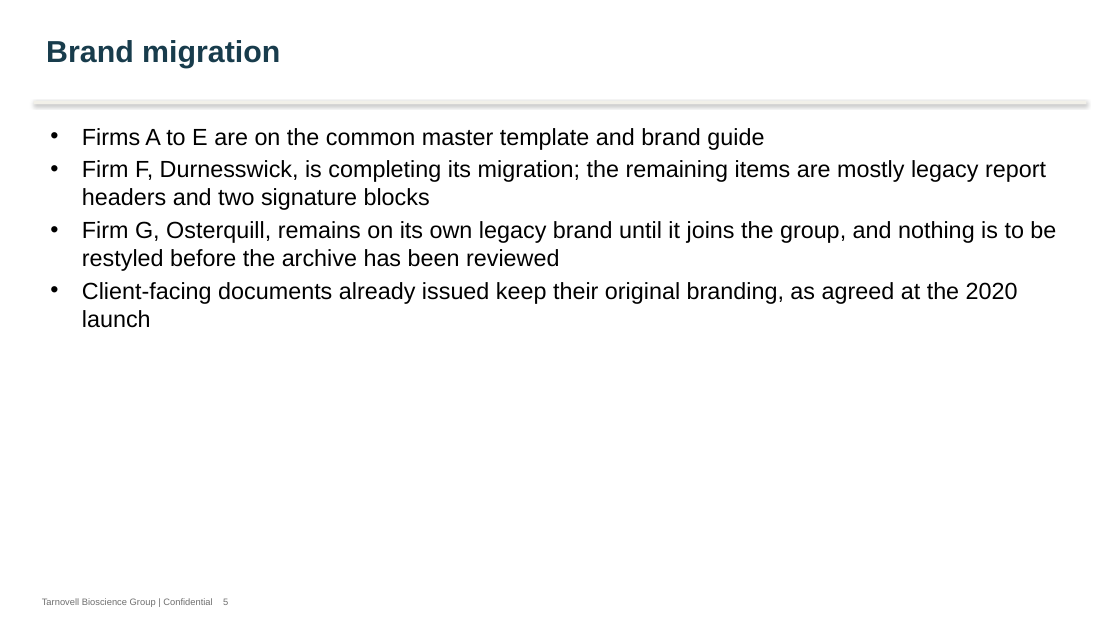
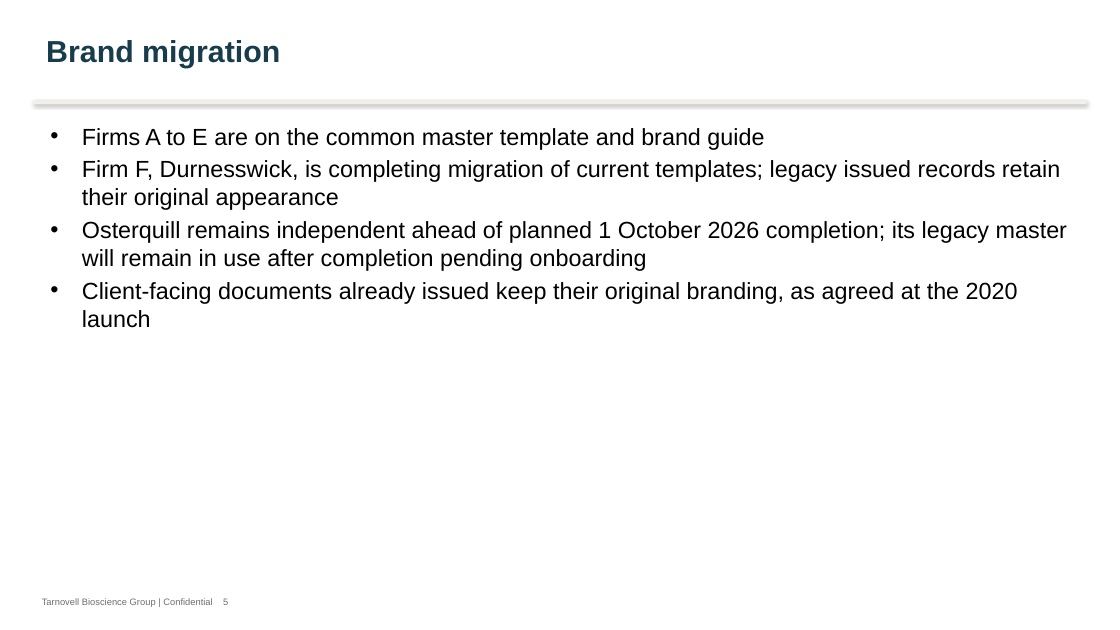
Before and after one commit to 60xAI/portco-mock-dataset, a slide deck: slide 5 of output/archive/Tarnovell_Group/Integration/Programme/2026/One_Group_Many_Practices_Steering_2026-09.pptx. Drawn at 1120x630 pixels with LibreOffice and Linux fonts; fonts in the diff are those of the drawing. Boxes give left, top, right and bottom in pixels: in the first picture for what was removed or moved away, otherwise in the second. Text is boxed around its words. In the diff, an @@ line names an element or a change of style, - is before the commit and + after.

Commit message:
Stage 8 review fixes: HO-004

```diff
--- a/output/archive/Tarnovell_Group/Integration/Programme/2026/One_Group_Many_Practices_Steering_2026-09.pptx
+++ b/output/archive/Tarnovell_Group/Integration/Programme/2026/One_Group_Many_Practices_Steering_2026-09.pptx
@@ text at bbox=[82, 160, 1067, 271]: text changed @@
-• Firm F, Durnesswick, is completing its migration; the remaining items are mostly legacy report headers and two signature blocks
-• Firm G, Osterquill, remains on its own legacy brand until it joins the group, and nothing is to be restyled before the archive has been reviewed
+• Firm F, Durnesswick, is completing migration of current templates; legacy issued records retain their original appearance
+• Osterquill remains independent ahead of planned 1 October 2026 completion; its legacy master will remain in use after completion pending onboarding
```
Also in this commit, not shown: 3 other slides changed, 1 other file.
